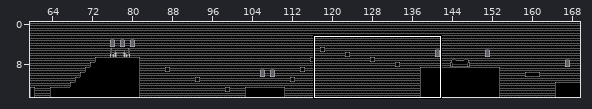
A Tiled map gets an edit: assets/levels/level_2.tmx. Above, an overview of the earlier version with the close-up marked.
Close-up. Old version:
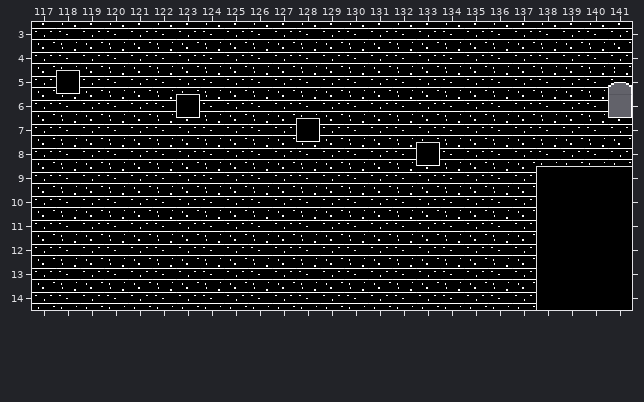
Cells are 16x16 px. Shown: x 117..141, y 3..14. The commit also changed other parts of the map, which this record leaves out.
After:
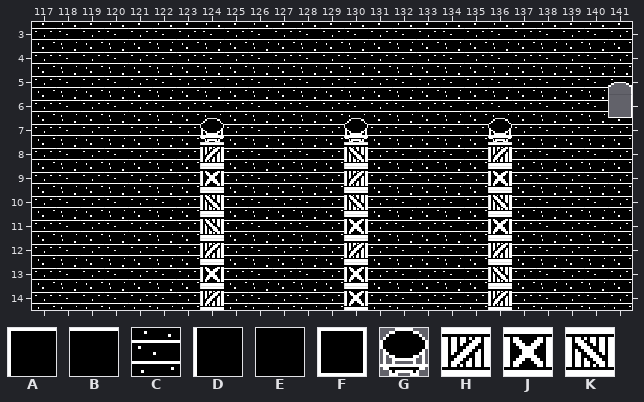
Key: from "tileset": A 0, B 1, C 6, D 16, E 17, F 65, G 129, H 170, J 171, K 172.
_ is an empty cell, . an unchanged one.
From old to new:
--- layer "Background"
@@ x 124..136 @@
- 8 C.....C.....C
- 9 C.....C.....C
-10 C.....C.....C
-11 C.....C.....C
-12 C.....C.....C
-13 C.....C.....C
-14 C.....C.....C
+ 8 _....._....._
+ 9 _....._....._
+10 _....._....._
+11 _....._....._
+12 _....._....._
+13 _....._....._
+14 _....._....._
--- layer "Ground"
@@ x 118..141 @@
- 5 F.......................
- 6 .....F..................
- 7 ......_...F._....._.....
- 8 ......_....._..F.._.....
- 9 ......_....._....._.ABBB
-10 ......_....._....._.DEEE
-11 ......_....._....._.DEEE
-12 ......_....._....._.DEEE
-13 ......_....._....._.DEEE
-14 ......_....._....._.DEEE
+ 5 _.......................
+ 6 ....._..................
+ 7 ......G..._.G.....G.....
+ 8 ......H.....K.._..H.....
+ 9 ......J.....H.....J.____
+10 ......K.....K.....K.____
+11 ......K.....J.....J.____
+12 ......H.....H.....H.____
+13 ......J.....J.....K.____
+14 ......H.....J.....H.____
Where, in picture pixels (left, top, right, bottom), the same in both close-ups:
removed: (56, 70, 80, 94)
changed: (176, 94, 224, 310)
removed: (296, 118, 320, 142)
changed: (344, 118, 368, 310)
changed: (488, 118, 512, 310)
removed: (416, 142, 440, 166)
removed: (536, 166, 632, 310)
